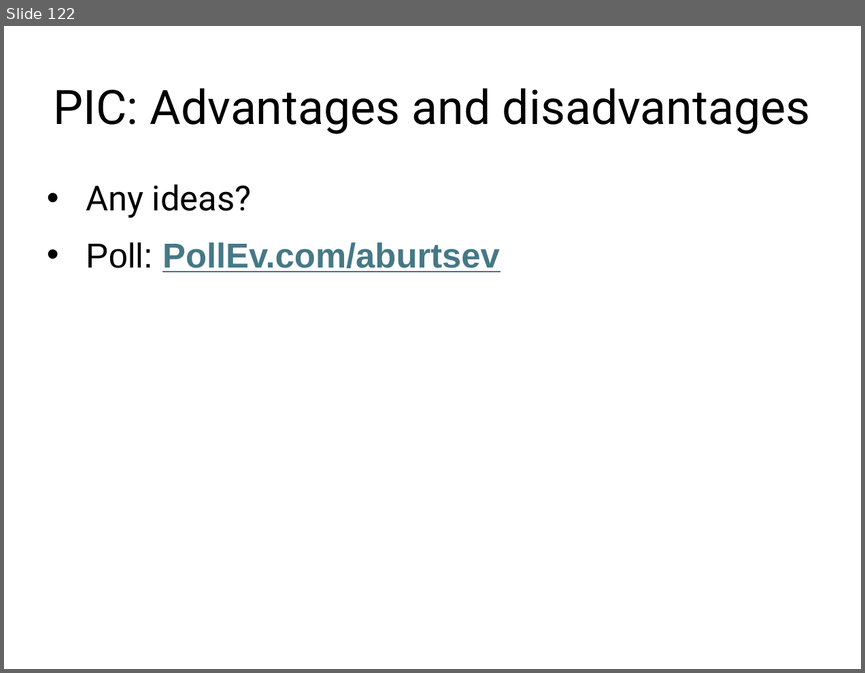
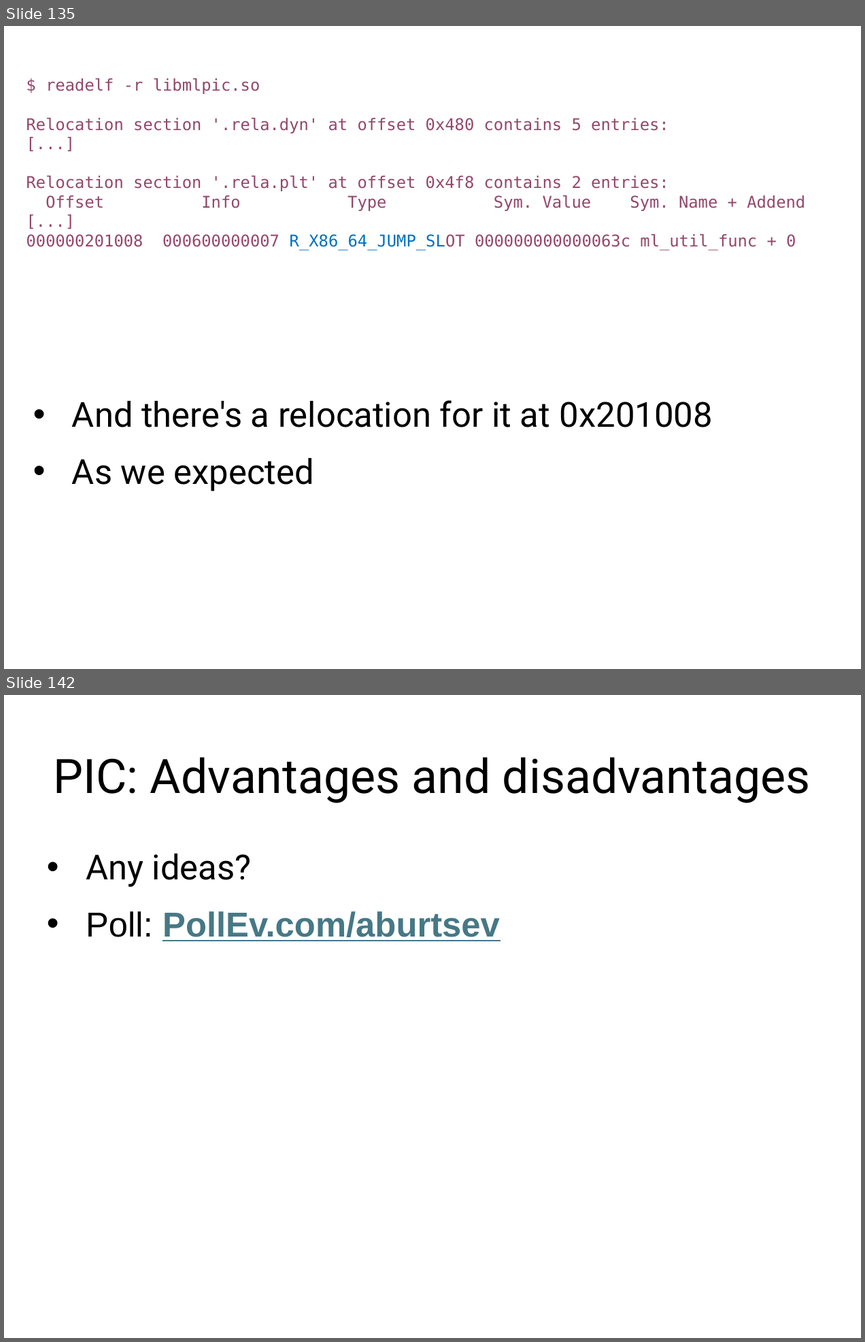
Before and after one commit to mars-research/cs5460, a slide deck: static/lectures/lecture05-linking-and-loading/lecture05-linking-and-loading.pptx. Shown one above the other, each under a label of ours: slide 122 before the commit, slides 135 and 142 after it; the slides between them are not shown. The pictures are 865x673 and 865x1342 pixels, drawn with LibreOffice and Linux fonts; fonts in the diff are those of the drawing. Boxes give left, top, right and bottom in pixels: in the first picture for what was removed or moved away, otherwise in the second. Text is boxed around its words. In the diff, an @@ line names an element or a change of style, - is before the commit and + after.

```diff
--- a/static/lectures/lecture05-linking-and-loading/lecture05-linking-and-loading.pptx
+++ b/static/lectures/lecture05-linking-and-loading/lecture05-linking-and-loading.pptx
@@ slide 135 added at bbox=[4, 26, 861, 669], background #FFFFFF @@
@@ text added at bbox=[26, 78, 805, 250], 15 pt, text #94476B @@
+$ readelf -r libmlpic.so
+Relocation section '.rela.dyn' at offset 0x480 contains 5 entries:
+[...]
+Relocation section '.rela.plt' at offset 0x4f8 contains 2 entries:
+Offset Info Type Sym. Value Sym. Name + Addend
+[...]
+000000201008 000600000007 R_X86_64_JUMP_SLOT 000000000000063c ml_util_func + 0
@@ text added at bbox=[72, 400, 713, 491], 32 pt, text #000000 @@
+• And there's a relocation for it at 0x201008
+• As we expected
@@ what was slide 122 is now slide 142 @@
```
Also in this commit, not shown: 5 slides changed, 27 other slides added, 2 other files.
